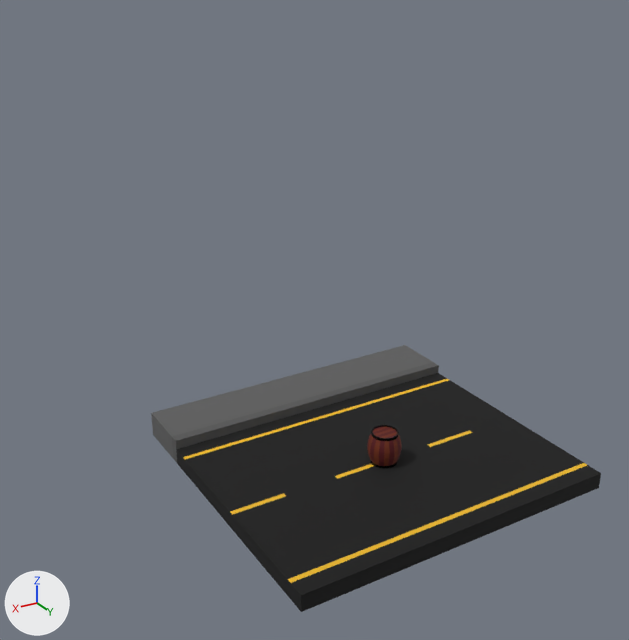
The Blender file Blender/Road-Sidewalk-Barrel.blend, before and after one commit.
Camera for both pictures: a 50 mm camera at (13.1, 17.8, 14.0) aimed at (-0.4, -4.6, 2.8). The axes (+X, +Y, +Z) are drawn at lower left. The lights are the same throughout.

The first picture shows 'Barrel', 'Road', 'Sidewalk'.
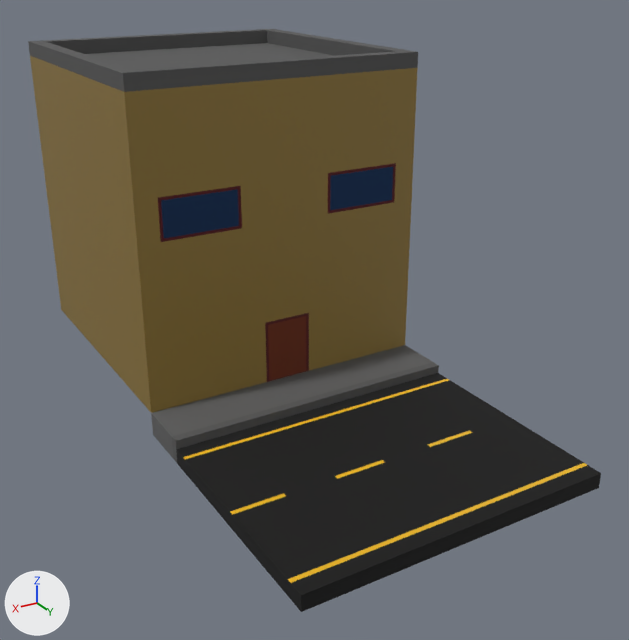
Where the change shows, as pixel boxes [x1, y1, x2, y2] in the pictures (629 x 640 px):
```json
{"object": "House", "change": "added", "after": [28, 29, 418, 413], "on screen": "brown", "faces in mat_house (yellow #8e7536)": [30, 56, 418, 413], "faces in mat_sidewalkborder (dark grey #595959)": [28, 29, 418, 92], "faces in mat_window (dark blue #314b74)": [161, 167, 393, 238], "faces in mat_wood_001 (brown #6a2700)": [268, 316, 306, 381], "faces in mat_wood (dark red #53000e)": [158, 163, 396, 382]}
{"object": "Barrel", "change": "hidden", "before": [367, 425, 402, 469], "on screen": "red"}
```

Edits to the scene script, one JSON object a line:
```json
{"op": "add", "block": "mat_house", "code": ["mat_house = principled_material('House')", "mat_house.base_color = (0.27, 0.177, 0.0366)  # yellow #8e7536"]}
{"op": "add", "block": "mat_window", "code": ["mat_window = principled_material('Window')", "mat_window.base_color = (0.0302, 0.0697, 0.174)  # dark blue #314b74", "mat_window.metallic = 1.0", "mat_window.roughness = 0.2"]}
{"op": "add", "block": "me_cube_001", "code": ["me_cube_001 = bpy.data.meshes.new('Cube.001')", "me_cube_001.from_pydata(...)  # 84 vertices, 82 faces; spans x -5.0..5.0, y -9.0..1.0, z -1.0..9.5", "# faces by material slot: [1, 12, 40, 2, 27]", "me_cube_001.materials.append(mat_wood_001)  # brown #6a2700", "me_cube_001.materials.append(mat_wood)  # dark red #53000e", "me_cube_001.materials.append(mat_house)  # yellow #8e7536", "me_cube_001.materials.append(mat_window)  # dark blue #314b74", "me_cube_001.materials.append(mat_sidewalkborder)  # dark grey #595959"]}
{"op": "add", "block": "ob_barrel", "code": "ob_barrel.hide_set(True)"}
{"op": "add", "block": "ob_house", "code": ["ob_house = bpy.data.objects.new('House', me_cube_001)", "ob_house.location = (0.0, -6.75, 1.3)"]}
```
